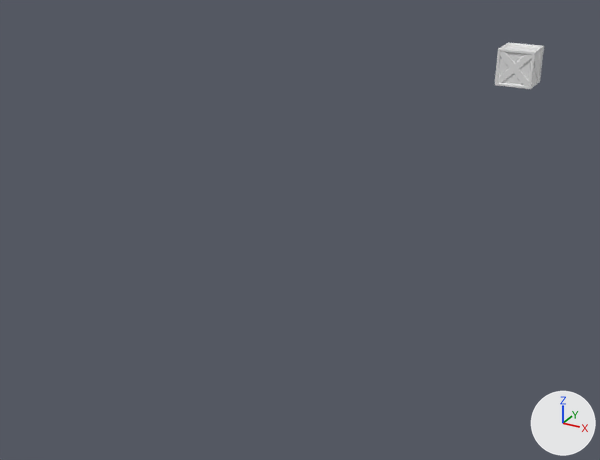
The FBX model Assets/Environment/Crate.fbx: old version first, new version second.
Camera for both pictures: a 50 mm camera at (5.8, 4.8, 8.4) aimed at (-5.1, 24.4, -1.4). Arrows for +X, +Y and +Z are at lower right; the lights stay in place. Materials are left out; every surface is plain grey.
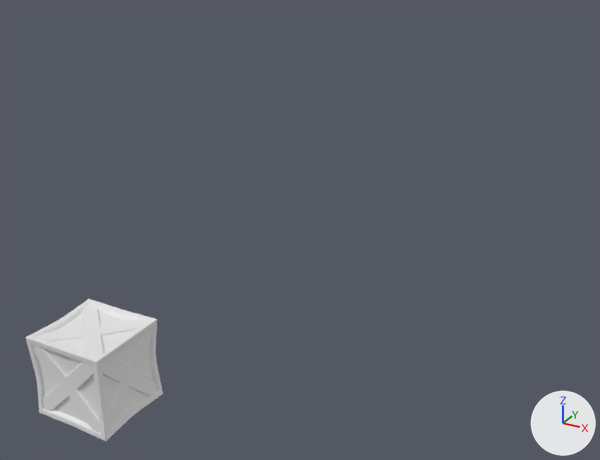
Scene script edits in JSON lines:
```json
{"block": "me_mesh", "where": "# used by ob_polysurface7; location = (-2.95, 39.73, 0.67); rotation_euler = (1.571, 0.0, 0.0), in degrees (90, 0, 0); scale = (0.01, 0.01, 0.01)"}
{"op": "remove", "block": "me_mesh", "code": "me_mesh.from_pydata(...)  # 998 vertices, 918 faces; spans x -76.0..76.0, y -76.0..76.0, z -76.0..76.0"}
{"op": "add", "block": "me_mesh", "code": "me_mesh.from_pydata(...)  # 1320 vertices, 1238 faces; spans x -1.0..1.0, y -1.0..1.0, z -1.0..1.0"}
{"block": "me_mesh", "change": "me_mesh part 1: the loose piece of 93 vertices spanning x -71.0..71.0, y -70.0..72.0, z -75.0..-48.0 is scaled about the mesh origin by (0.00962, 0, 1.76e-05)"}
{"block": "me_mesh", "change": "me_mesh part 2: the loose piece of 93 vertices spanning x 47.0..74.0, y -71.0..71.0, z -71.0..71.0 is scaled about the mesh origin by (0.00943, 0.00964, 0.00963)"}
{"block": "me_mesh", "change": "me_mesh part 3: the loose piece of 93 vertices spanning x -73.0..70.0, y -70.0..72.0, z 48.0..75.0 is scaled about the mesh origin by (0.00955, 0.00958, 0.00976)"}
{"block": "me_mesh", "change": "me_mesh part 4: the loose piece of 93 vertices spanning x -73.0..70.0, y 47.0..74.0, z -71.0..70.0 is scaled about the mesh origin by (0.00962, 2.09e-05, 0)"}
{"block": "me_mesh", "change": "me_mesh part 5: a new loose piece of 762 vertices spanning x -1.0..1.0, y -1.0..1.0, z -1.0..1.0"}
{"block": "me_mesh", "change": "me_mesh part 6: 440 vertices removed from x -76.0..76.0, y -76.0..76.0, z -76.0..76.0"}
{"op": "set", "path": "ob_polysurface7.location", "old": "(-2.95, 39.73, 0.67)", "new": "(-2.95, 13.55, 0.68)"}
{"op": "set", "path": "ob_polysurface7.scale", "old": "(0.01, 0.01, 0.01)", "new": "(1.0, 1.0, 1.0)"}
```

Where the change shows, as pixel boxes [x1, y1, x2, y2] in the pictures (600 x 460 px; the box of a moved part takes in the faces that stretch with it):
```json
{"object": "polySurface7", "change": "reshaped, moved, rescaled", "before": [495, 42, 544, 89], "after": [25, 299, 163, 441], "on screen": "178% wider, 198% taller"}
{"part": 1, "of": "me_mesh", "change": "moved or reshaped", "after": [37, 304, 147, 357], "on screen": "not visible before"}
{"part": 2, "of": "me_mesh", "change": "moved or reshaped", "before": [532, 49, 543, 85], "after": [101, 328, 157, 431]}
{"part": 3, "of": "me_mesh", "change": "moved or reshaped", "before": [497, 52, 532, 86], "after": [32, 345, 101, 433]}
{"part": 4, "of": "me_mesh", "change": "moved or reshaped", "before": [502, 44, 541, 52], "on screen": "not visible afterwards"}
{"part": 5, "of": "me_mesh", "change": "added", "after": [25, 299, 163, 441]}
{"part": 6, "of": "me_mesh", "change": "deleted", "before": [495, 42, 544, 89]}
```
